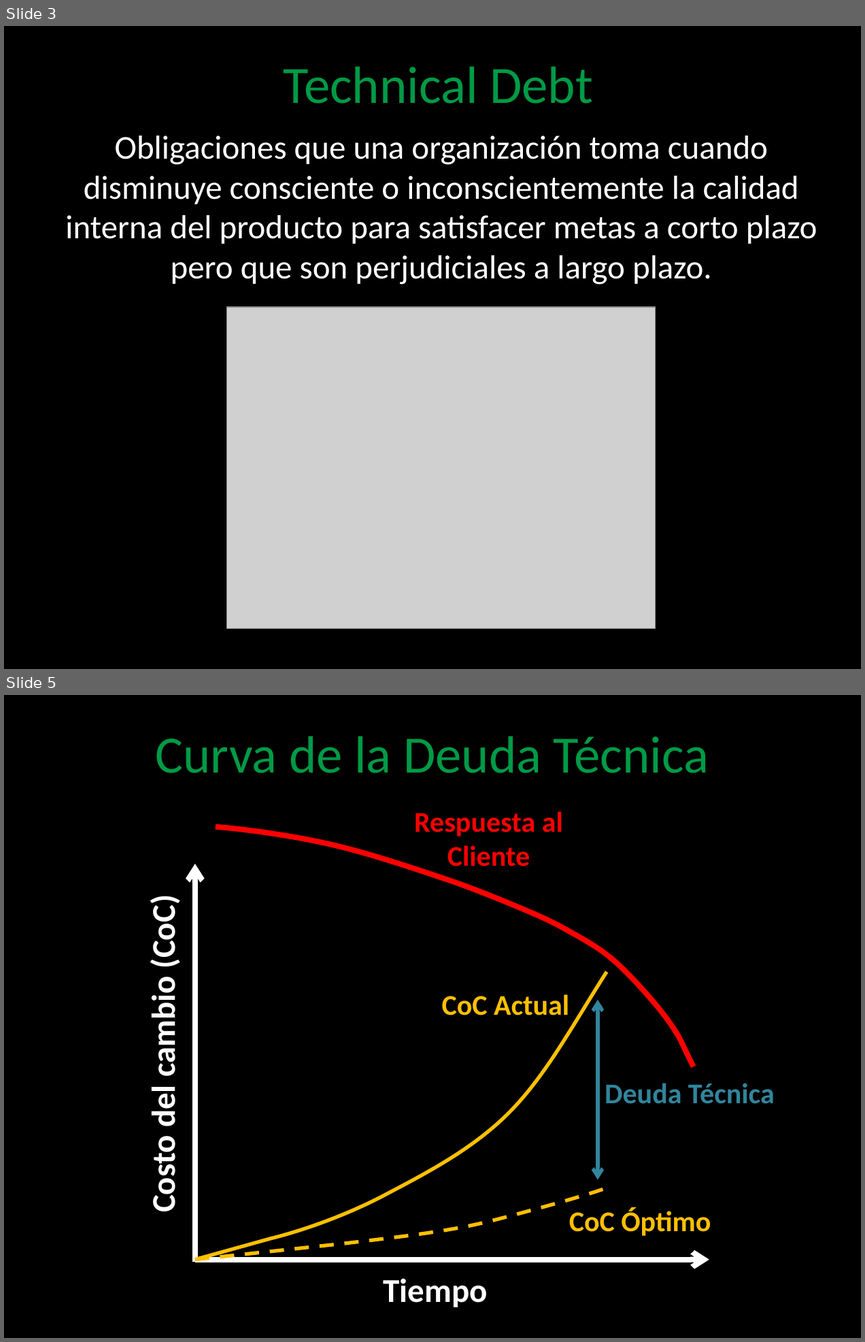
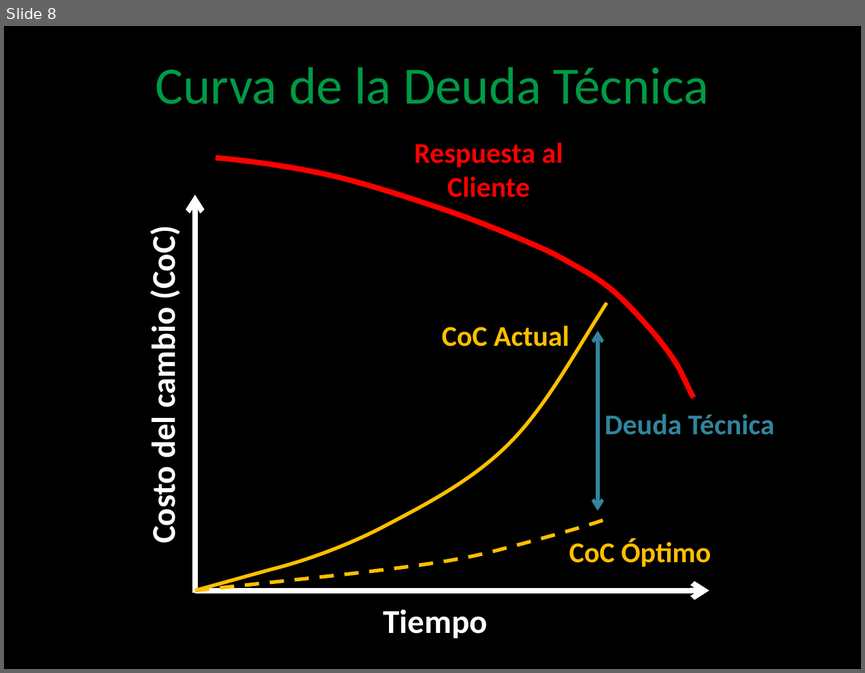
Before and after one commit to angelnunezsalazar/Code-Smells-and-Refactoring, a slide deck: Diapositivas/Code Smells and Refactoring.pptx. Shown one above the other, each under a label of ours: slides 3 and 5 before the commit, slide 8 after it; the slides between them are not shown. The pictures are 865x1342 and 865x673 pixels, drawn with LibreOffice and Linux fonts; fonts in the diff are those of the drawing; grey boxes stand for pictures; background and template pictures are left out. Boxes give left, top, right and bottom in pixels: in the first picture for what was removed or moved away, otherwise in the second. Text is boxed around its words. In the diff, an @@ line names an element or a change of style, - is before the commit and + after.

Commit message:
- Dinámica Technical Debt - Slides Technical Debt - Descripción Smells en Español - Imágenes de Smells en Slides

```diff
--- a/Diapositivas/Code Smells and Refactoring.pptx
+++ b/Diapositivas/Code Smells and Refactoring.pptx
@@ slide 3 removed at (4, 26, 861, 669), background picture (left out) @@
@@ title removed at (283, 66, 593, 104) @@
-Technical Debt
@@ text removed at (65, 135, 817, 284) @@
-Obligaciones que una organización toma cuando disminuye consciente o inconscientemente la calidad interna del producto para satisfacer metas a corto plazo pero que son perjudiciales a largo plazo.
@@ picture removed at (227, 307, 655, 628) @@
@@ what was slide 5 is now slide 8 @@
```
Also in this commit, not shown: 11 slides changed, 21 slides added, 2 other slides removed, 15 other files.
